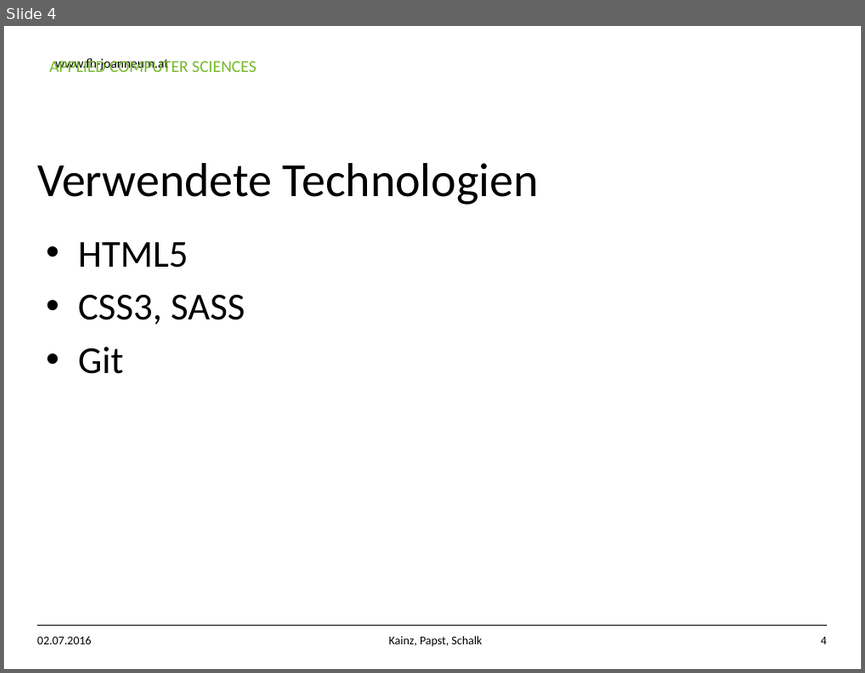
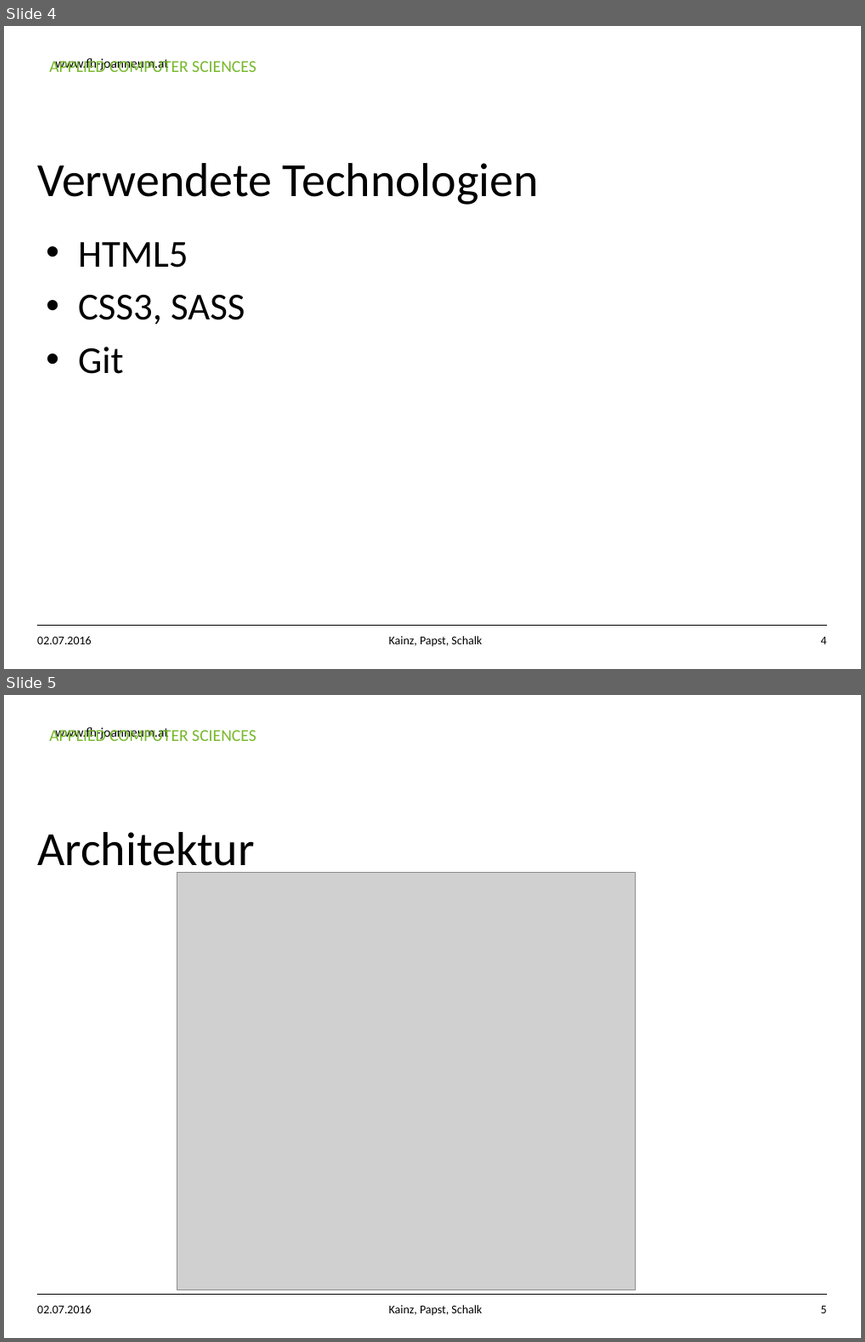
Before and after one commit to papstpat14/ria_app, a slide deck: doc/moodle_presentation.pptx. Shown one above the other, each under a label of ours: slide 4 before the commit, slides 4 and 5 after it. The pictures are 865x673 and 865x1342 pixels, drawn with LibreOffice and Linux fonts; fonts in the diff are those of the drawing; grey boxes stand for pictures; background and template pictures are left out. Boxes give left, top, right and bottom in pixels: in the first picture for what was removed or moved away, otherwise in the second. Text is boxed around its words. In the diff, an @@ line names an element or a change of style, - is before the commit and + after.

```diff
--- a/doc/moodle_presentation.pptx
+++ b/doc/moodle_presentation.pptx
@@ slide 5 added at (4, 695, 861, 1338), background #FFFFFF; not listed: 3 template elements that a slide beside it also shows @@
@@ title added at (37, 832, 255, 876), 40 pt, text #000000 @@
+Architektur
@@ picture added at (177, 873, 636, 1291) @@
@@ text added at (37, 1304, 92, 1313), 10 pt, text #000000 @@
+02.07.2016
@@ text added at (389, 1304, 482, 1315), 10 pt, text #000000 @@
+Kainz, Papst, Schalk
@@ page number added at (821, 1305, 827, 1313), 10 pt, text #000000 @@
+5
```
Also in this commit, not shown: 2 slides changed, 2 other files.
